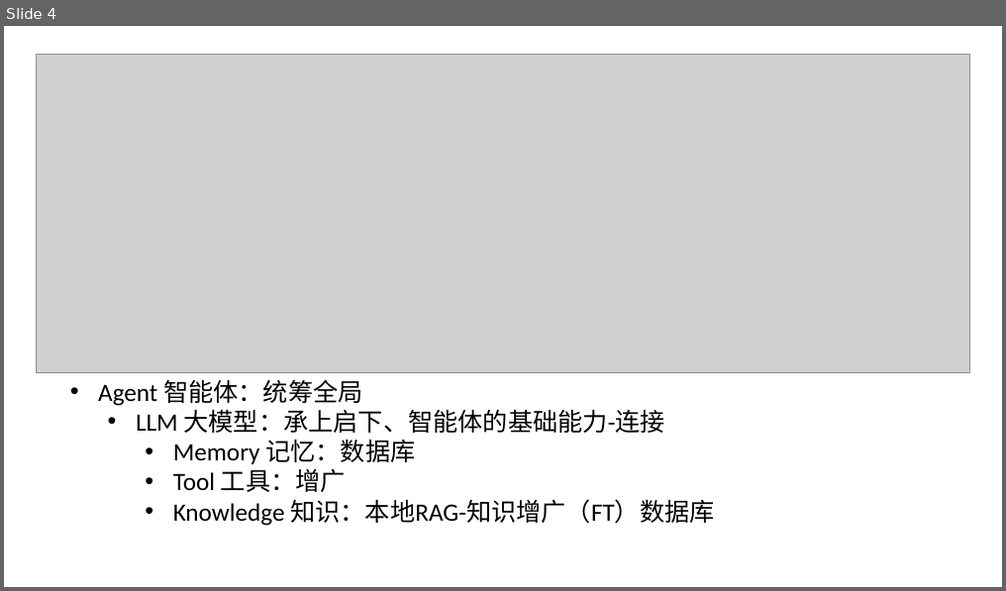
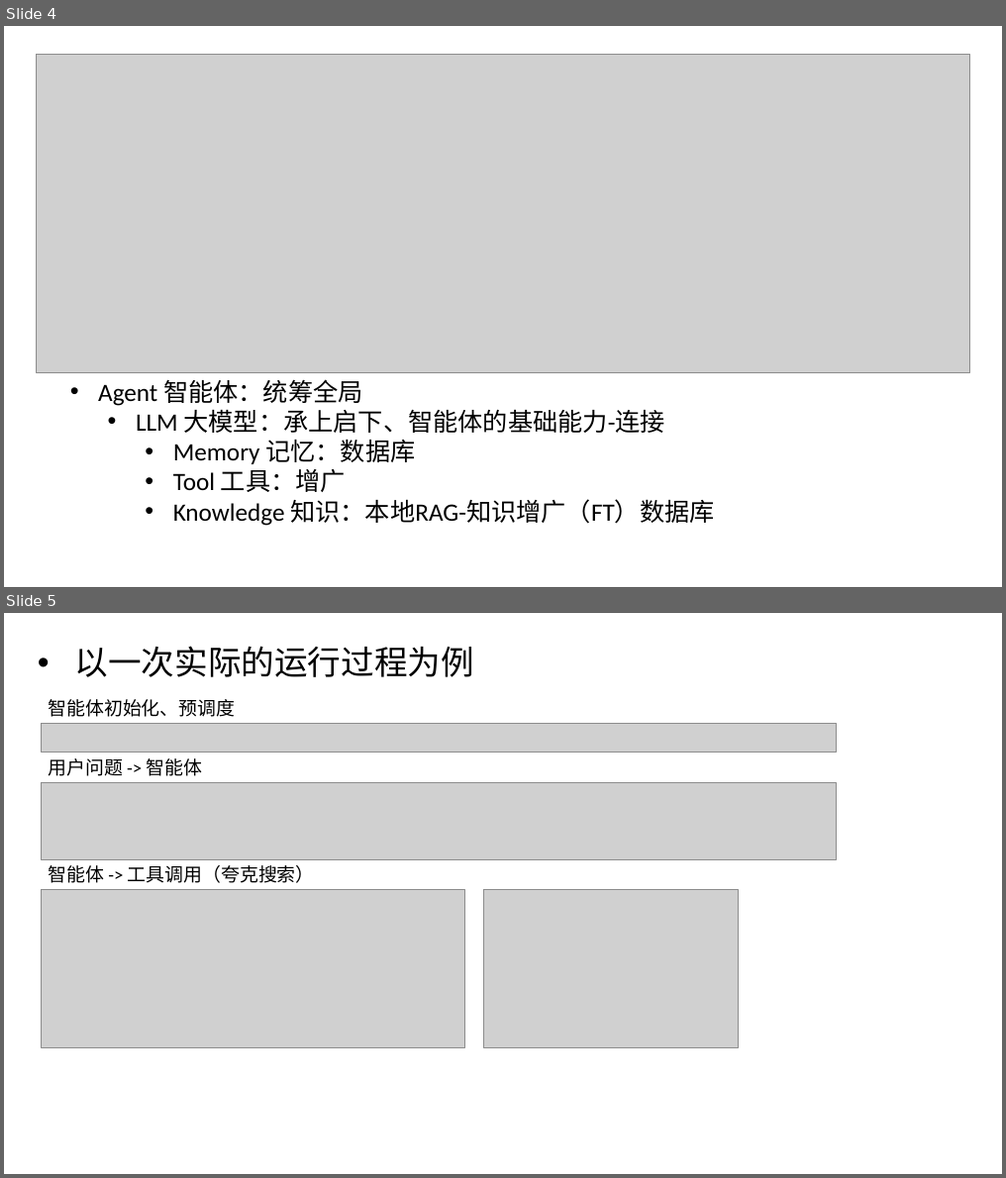
Before and after one commit to C32-SoundTech/SoundTech, a slide deck: docs/20251023-汇报/20251023-汇报.pptx. Shown one above the other, each under a label of ours: slide 4 before the commit, slides 4 and 5 after it. The pictures are 1006x591 and 1006x1178 pixels, drawn with LibreOffice and Linux fonts; fonts in the diff are those of the drawing; grey boxes stand for pictures. Boxes give left, top, right and bottom in pixels: in the first picture for what was removed or moved away, otherwise in the second. Text is boxed around its words. In the diff, an @@ line names an element or a change of style, - is before the commit and + after.

```diff
--- a/docs/20251023-汇报/20251023-汇报.pptx
+++ b/docs/20251023-汇报/20251023-汇报.pptx
@@ slide 5 added at (4,613,1002,1174), background #FFFFFF @@
@@ text added at (75,646,474,677), 32 pt, text #000000 @@
+• 以一次实际的运行过程为例
@@ text added at (48,699,235,717), 18 pt, text #000000 @@
+智能体初始化、预调度
@@ picture added at (41,723,837,753) @@
@@ text added at (48,759,203,776), 18 pt, text #000000 @@
+用户问题 -> 智能体
@@ picture added at (41,783,837,861) @@
@@ text added at (48,865,315,883), 18 pt, text #000000 @@
+智能体 -> 工具调用（夸克搜索）
@@ picture added at (41,890,465,1048) @@
@@ picture added at (483,890,738,1048) @@
```
Also in this commit, not shown: 1 slide changed, 3 other slides added, 1 other file.
